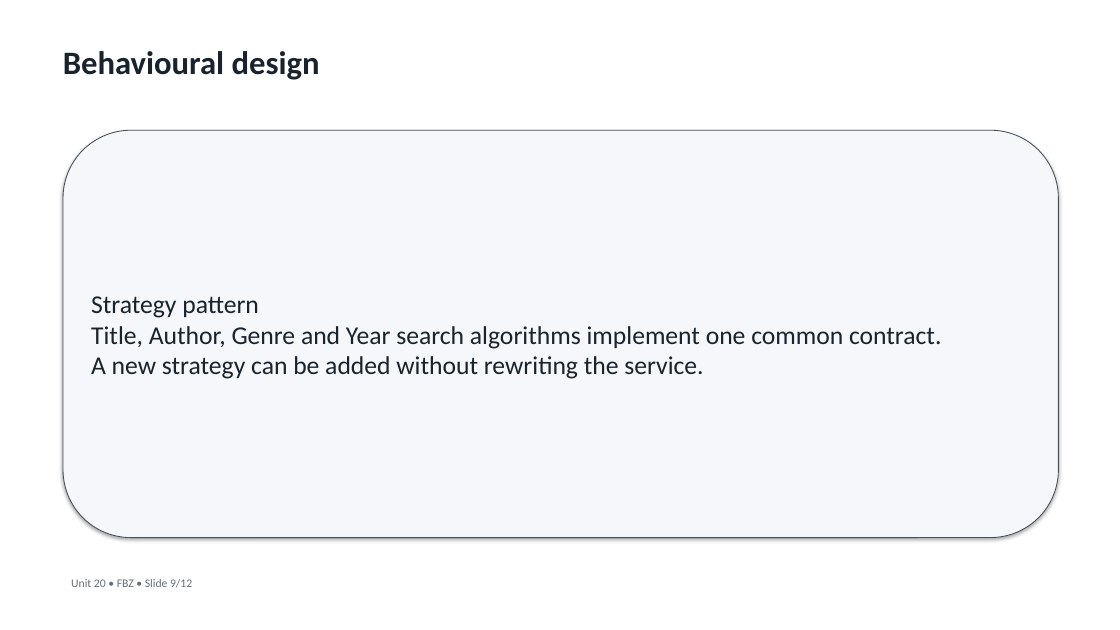
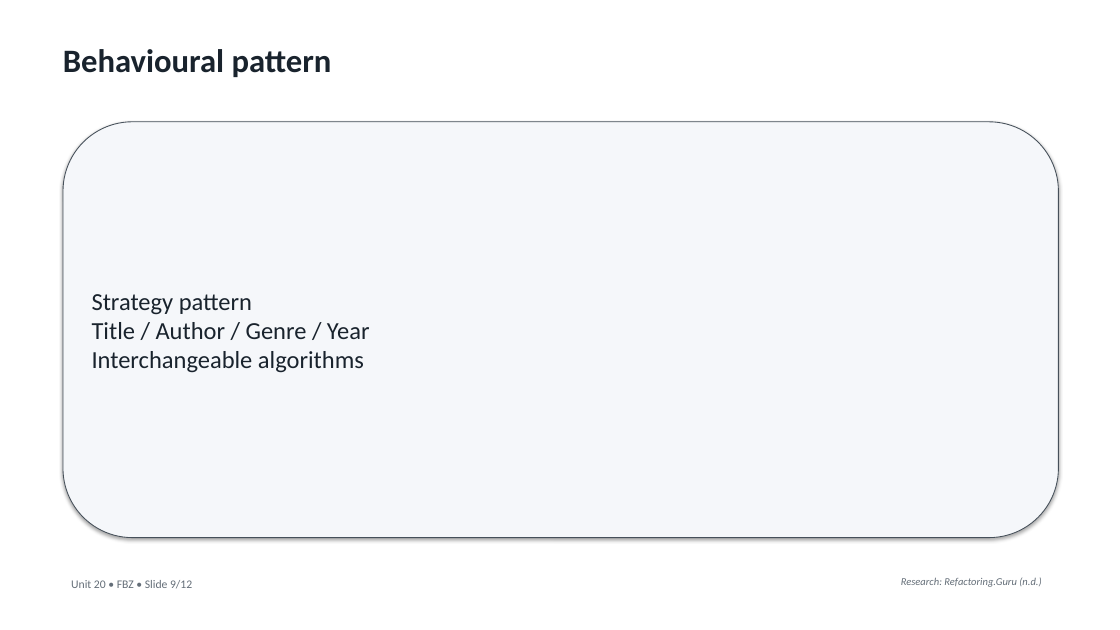
Before and after one commit to alibuildswebsites-ux/Unit20-FBZ-Comics-Unmasked-Application, a slide deck: slide 9 of submission/Unit20_FBZ_SOLID_OOP_Presentation.pptx. Drawn at 1120x630 pixels with LibreOffice and Linux fonts; fonts in the diff are those of the drawing. Boxes give left, top, right and bottom in pixels: in the first picture for what was removed or moved away, otherwise in the second. Text is boxed around its words. In the diff, an @@ line names an element or a change of style, - is before the commit and + after.

```diff
--- a/submission/Unit20_FBZ_SOLID_OOP_Presentation.pptx
+++ b/submission/Unit20_FBZ_SOLID_OOP_Presentation.pptx
@@ text at (63, 49, 332, 77): text changed @@
-Behavioural design
+Behavioural pattern
@@ rounded rectangle "Strategy pattern Title / Author ...": place and size @@
-rounded rectangle "Strategy pattern Title / Author ..." at (63, 130, 1059, 538)
+rounded rectangle "Strategy pattern Title / Author ..." at (63, 122, 1059, 538)
@@ text in rounded rectangle at (92, 294, 370, 373): text changed; size 22 to 21 pt @@
-Strategy pattern
-Title, Author, Genre and Year search algorithms implement one common contract.
-A new strategy can be added without rewriting the service.
+Strategy pattern
+Title / Author / Genre / Year
+Interchangeable algorithms
@@ text added at (901, 577, 1041, 587), 9 pt, text #646E78, italic @@
+Research: Refactoring.Guru (n.d.)
```
Also in this commit, not shown: 9 other slides changed, 2 slides added, 2 slides removed, 36 other files.
